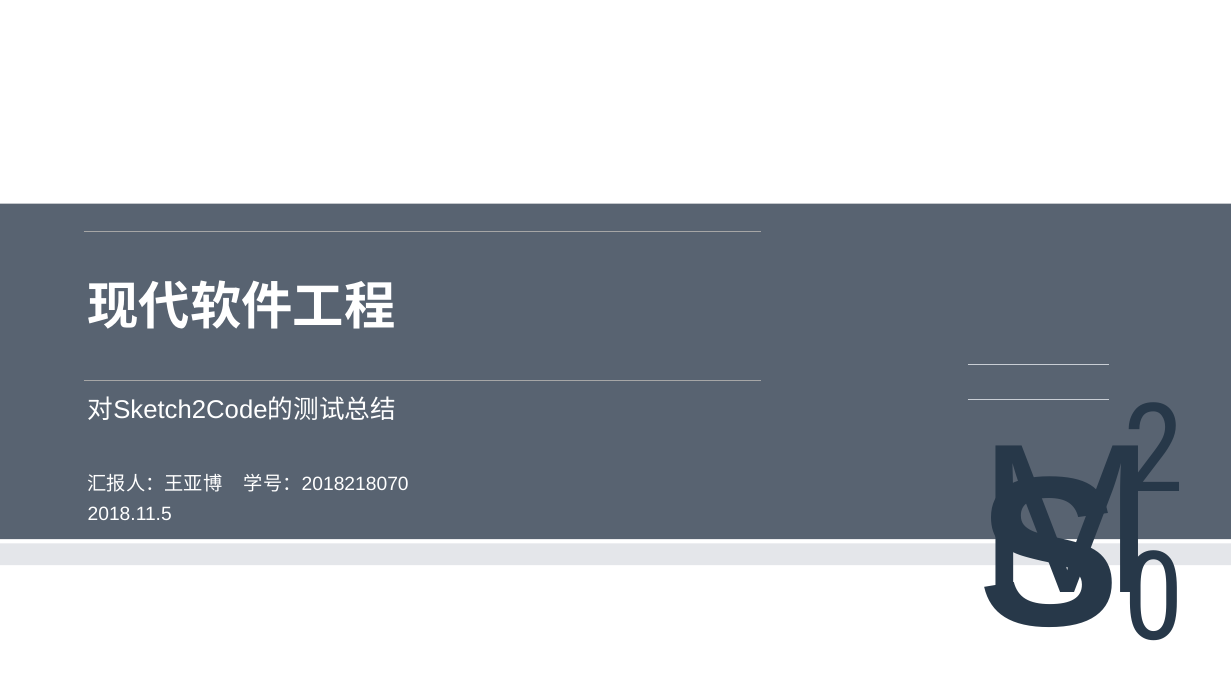
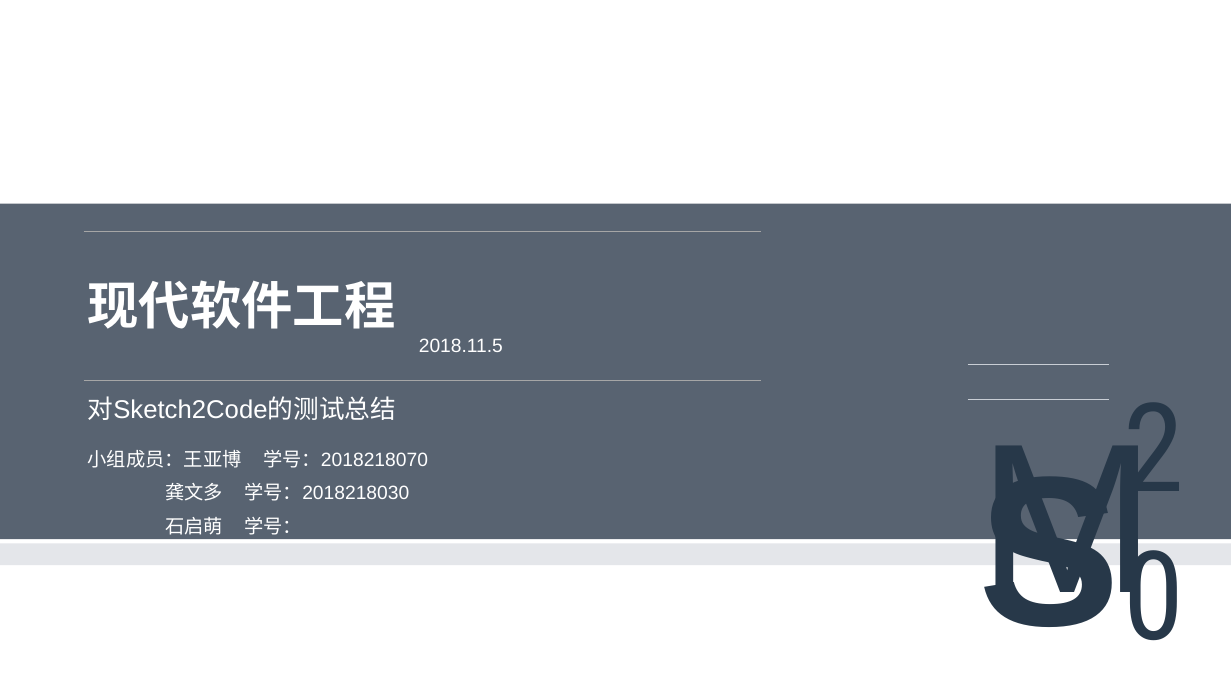
Before and after one commit to MSE-925/Sketch2codeTest, a slide deck: slide 1 of 现代软件工程最终(1).pptx. Drawn at 1232x693 pixels with LibreOffice and Linux fonts; fonts in the diff are those of the drawing; background and template pictures are left out. Boxes give left, top, right and bottom in pixels: in the first picture for what was removed or moved away, otherwise in the second. Text is boxed around its words. In the diff, an @@ line names an element or a change of style, - is before the commit and + after.

```diff
--- a/现代软件工程最终(1).pptx
+++ b/现代软件工程最终(1).pptx
@@ text "2018.11.5": place and size @@
-text "2018.11.5" at (88, 506, 172, 520)
+text "2018.11.5" at (419, 338, 503, 352)
@@ text at (88, 450, 428, 535): text changed @@
-汇报人：王亚博 学号：2018218070
+小组成员：王亚博 学号：2018218070
+龚文多 学号：2018218030
+石启萌 学号：
```
Also in this commit, not shown: 5 other slides changed, 22 slides added, 10 slides removed, 1 other file.
